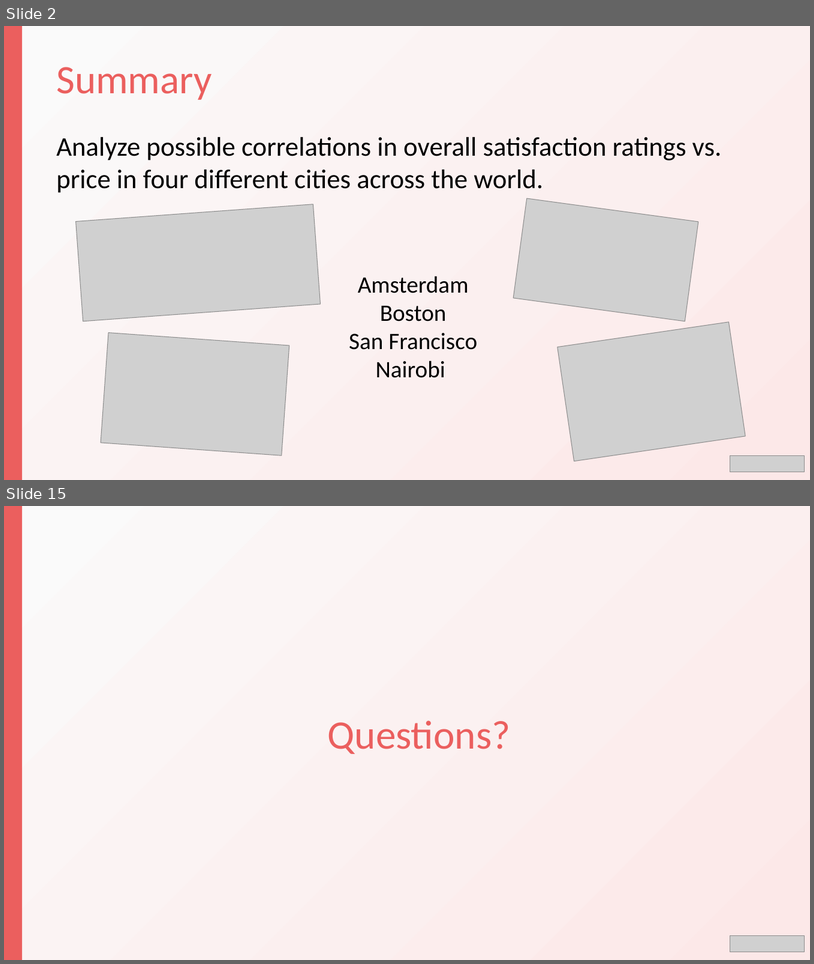
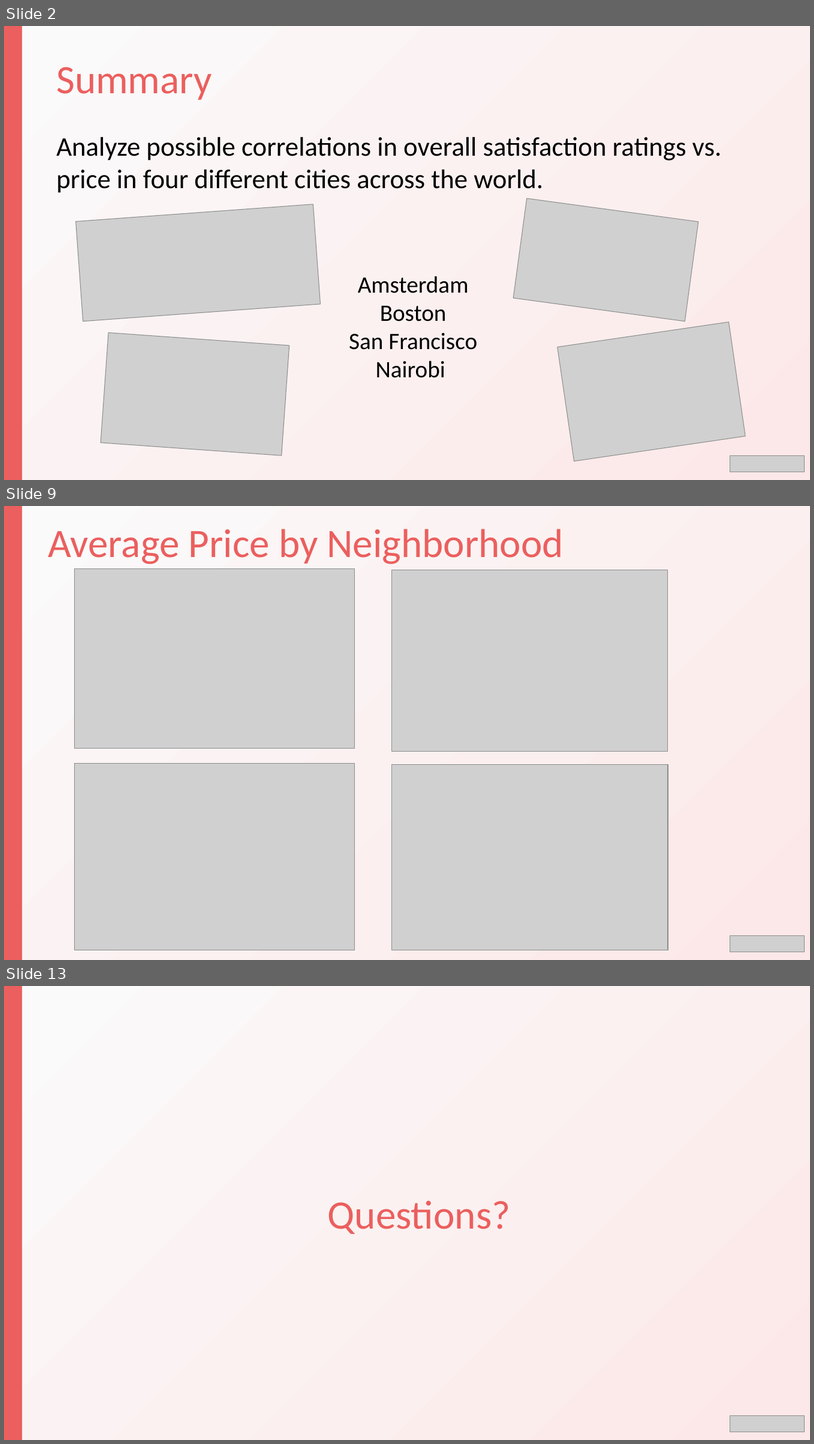
Before and after one commit to RoseMurugi/Airbnb-Analytics, a slide deck: Final Project/airbnb.pptx. Shown one above the other, each under a label of ours: slides 2 and 15 before the commit, slides 2, 9 and 13 after it; the slides between them are not shown. The pictures are 814x964 and 814x1444 pixels, drawn with LibreOffice and Linux fonts; fonts in the diff are those of the drawing; grey boxes stand for pictures. Boxes give left, top, right and bottom in pixels: in the first picture for what was removed or moved away, otherwise in the second. Text is boxed around its words. In the diff, an @@ line names an element or a change of style, - is before the commit and + after.

```diff
--- a/Final Project/airbnb.pptx
+++ b/Final Project/airbnb.pptx
@@ slide 9 added at bbox=[4, 506, 810, 960], background gradient #FAFAFA to #FCE8E8 to #E4E4E4 @@
@@ rectangle added at bbox=[4, 506, 22, 960], fill #EB5F5E @@
@@ text added at bbox=[48, 529, 564, 564], 48 pt, text #EB5F5E @@
+Average Price by Neighborhood
@@ picture added at bbox=[75, 569, 355, 748] @@
@@ picture added at bbox=[392, 570, 668, 751] @@
@@ picture added at bbox=[75, 763, 355, 950] @@
@@ picture added at bbox=[392, 765, 669, 950] @@
@@ picture added at bbox=[731, 936, 805, 952] @@
@@ what was slide 15 is now slide 13 @@
```
Also in this commit, not shown: 4 slides changed, 5 other slides added, 8 slides removed.
